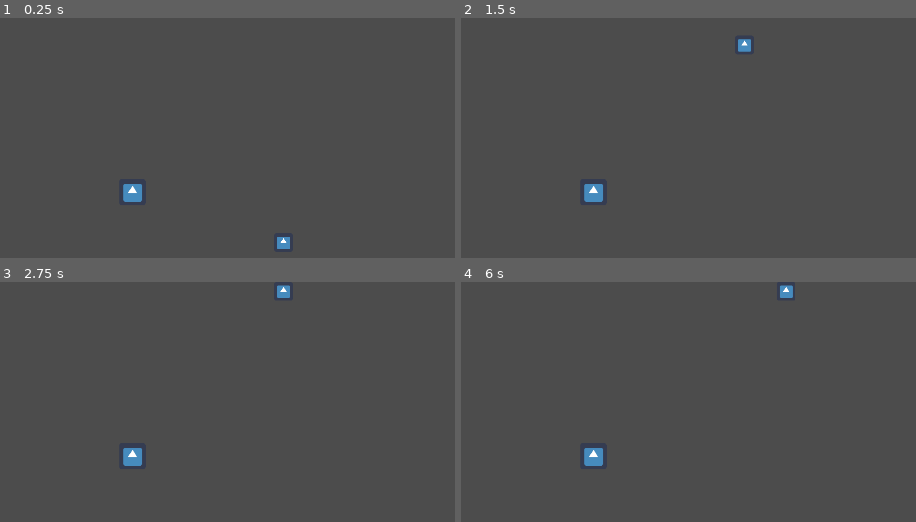
Above: before the commit, frames 1-4 (two rows, left to right).
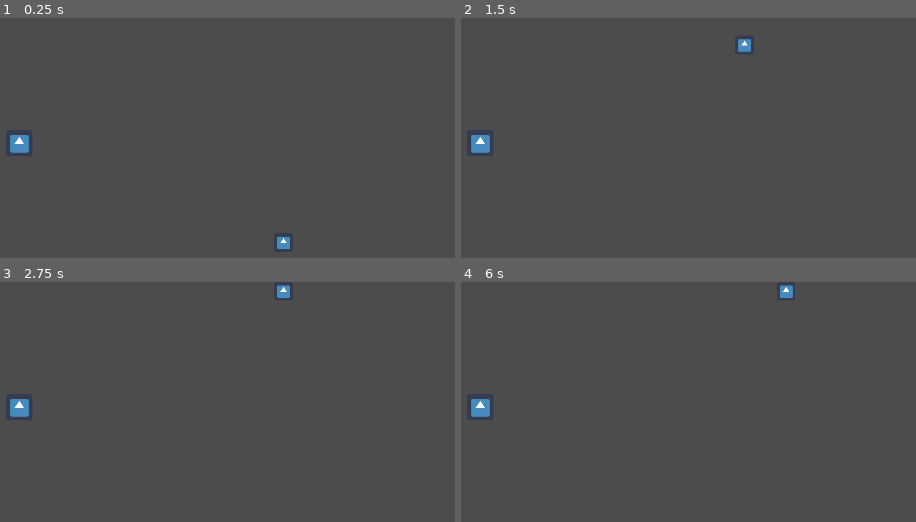
Above: after the commit, the same moments.

Repository: Sarm-88/Open-Day-Game
Game: Godot game, scene res://scenes/Main.tscn
Two runs of this game, one before a commit and one after it. Both use one fixed random seed, a clock stepped at 60 frames per second and the inputs below. The engine's default icon, where the game draws it, is replaced by a stand-in: a white triangle on a blue panel in a dark square.
Inputs:
- Up to frame 1 (0.25 s): no input
- Up to frame 2 (1.5 s): tap Enter at 0.5 s; hold W (up) from 0.53 s (still down)
- Up to frame 3 (2.75 s): keep holding W (up); tap Space at 2 s
- Up to frame 4 (6 s): tap Enter at 2.75, 4.25 s; tap Space at 3.5, 5 s; release W (up) at 5.78 s; hold D (right) from 5.78 s (still down)

The runs differ from the first frame. In frame 1, 0.6% of the frame differs, in the area x 2-32%, y 48-77%; in frame 2, 0.6%; in frame 3, 0.6%; in frame 4, 0.6%.

Commit message:
Collisions

Diff:
--- /dev/null
+++ b/scenes/Enemy.gd
@@ -0,0 +1,5 @@
+extends KinematicBody2D
+
+
+func _on_Hurtbox_area_entered(area):
+	queue_free()
--- /dev/null
+++ b/scenes/Enemy.tscn
@@ -0,0 +1,29 @@
+[gd_scene load_steps=5 format=2]
+
+[ext_resource path="res://scenes/Enemy.gd" type="Script" id=1]
+[ext_resource path="res://icon.png" type="Texture" id=2]
+
+[sub_resource type="RectangleShape2D" id=1]
+extents = Vector2( 32.5, 31.5 )
+
+[sub_resource type="RectangleShape2D" id=2]
+extents = Vector2( 32.1429, 32.1429 )
+
+[node name="Enemy" type="KinematicBody2D"]
+script = ExtResource( 1 )
+
+[node name="Sprite" type="Sprite" parent="."]
+texture = ExtResource( 2 )
+
+[node name="CollisionShape2D" type="CollisionShape2D" parent="."]
+position = Vector2( -0.5, -0.5 )
+shape = SubResource( 1 )
+
+[node name="Hurtbox" type="Area2D" parent="."]
+
+[node name="CollisionShape2D" type="CollisionShape2D" parent="Hurtbox"]
+position = Vector2( -0.714288, -0.714288 )
+scale = Vector2( 1, 1 )
+shape = SubResource( 2 )
+
+[connection signal="area_entered" from="Hurtbox" to="." method="_on_Hurtbox_area_entered"]
--- a/scenes/Main.tscn
+++ b/scenes/Main.tscn
@@ -1,27 +1,19 @@
-[gd_scene load_steps=6 format=2]
+[gd_scene load_steps=5 format=2]
 
 [ext_resource path="res://scenes/Player.tscn" type="PackedScene" id=1]
 [ext_resource path="res://scripts/Root.gd" type="Script" id=2]
 [ext_resource path="res://scenes/Walls.tscn" type="PackedScene" id=3]
-[ext_resource path="res://icon.png" type="Texture" id=4]
-
-[sub_resource type="RectangleShape2D" id=1]
-extents = Vector2( 32.5, 31.5 )
+[ext_resource path="res://scenes/Enemy.tscn" type="PackedScene" id=4]
 
 [node name="Root" type="Node2D"]
 script = ExtResource( 2 )
 
-[node name="Node2D" parent="." instance=ExtResource( 1 )]
+[node name="Player" parent="." instance=ExtResource( 1 )]
 position = Vector2( 960, 540 )
 
 [node name="Walls" parent="." instance=ExtResource( 3 )]
 
-[node name="Enemy" type="KinematicBody2D" parent="."]
-position = Vector2( 597, 419 )
+[node name="Enemy" parent="." instance=ExtResource( 4 )]
+position = Vector2( 325, 301 )
 
-[node name="Sprite" type="Sprite" parent="Enemy"]
-texture = ExtResource( 4 )
-
-[node name="CollisionShape2D" type="CollisionShape2D" parent="Enemy"]
-position = Vector2( -0.5, -0.5 )
-shape = SubResource( 1 )
+[editable path="Player"]
--- a/scenes/Player.tscn
+++ b/scenes/Player.tscn
@@ -1,10 +1,13 @@
-[gd_scene load_steps=4 format=2]
+[gd_scene load_steps=5 format=2]
 
 [ext_resource path="res://icon.png" type="Texture" id=1]
 [ext_resource path="res://scripts/Player.gd" type="Script" id=2]
 
 [sub_resource type="RectangleShape2D" id=1]
 extents = Vector2( 32, 32 )
+
+[sub_resource type="RectangleShape2D" id=2]
+extents = Vector2( 35, 33.5714 )
 
 [node name="Node2D" type="KinematicBody2D"]
 position = Vector2( 1, 1 )
@@ -16,3 +19,10 @@
 
 [node name="CollisionShape2D" type="CollisionShape2D" parent="."]
 shape = SubResource( 1 )
+
+[node name="Hitbox" type="Area2D" parent="."]
+
+[node name="CollisionShape2D" type="CollisionShape2D" parent="Hitbox"]
+position = Vector2( -0.714282, -0.714284 )
+scale = Vector2( 1, 1 )
+shape = SubResource( 2 )
--- a/scripts/Player.gd
+++ b/scripts/Player.gd
@@ -6,7 +6,7 @@
 
 func _ready():
 	v = Vector2.ZERO
-	Input.mouse_mode = Input.MOUSE_MODE_CAPTURED
+	Input.set_mouse_mode(Input.MOUSE_MODE_CAPTURED)
 
 
 func _unhandled_input(event):
@@ -19,6 +19,6 @@
 	v.x = Input.get_action_strength("right") - Input.get_action_strength("left")
 	move_and_slide(v.normalized() * speed)
 
-	for i in get_slide_count():
-		var collision = get_slide_collision(i)
-		print("Collided with: ", collision.collider.name)
+	#for i in get_slide_count():
+	#	var collision = get_slide_collision(i)
+	#	print("Collided with: ", collision.collider.name)
